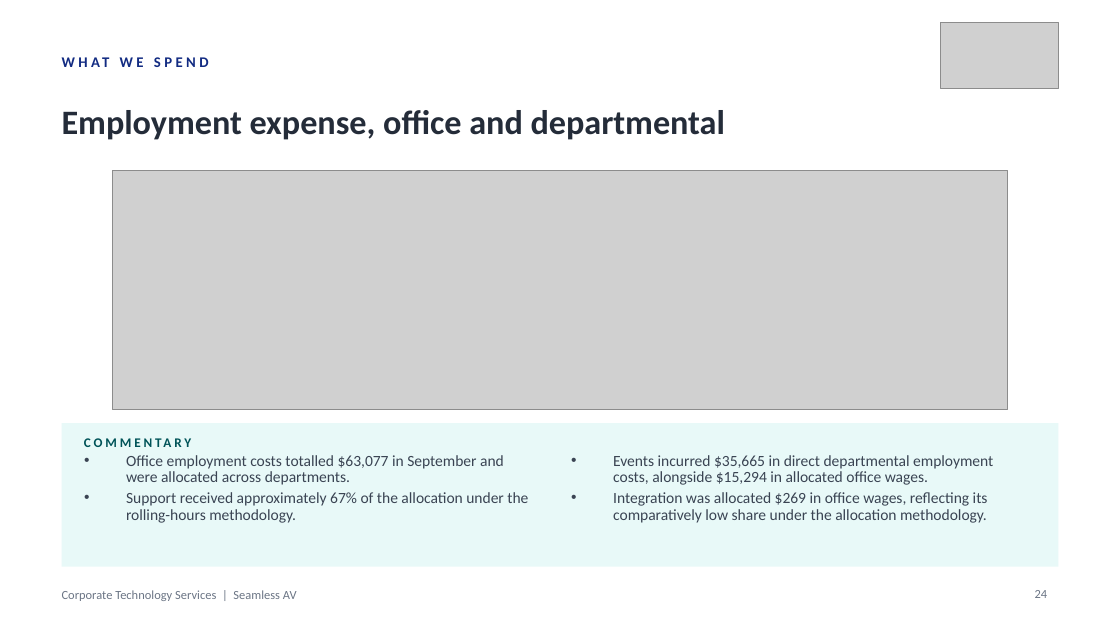
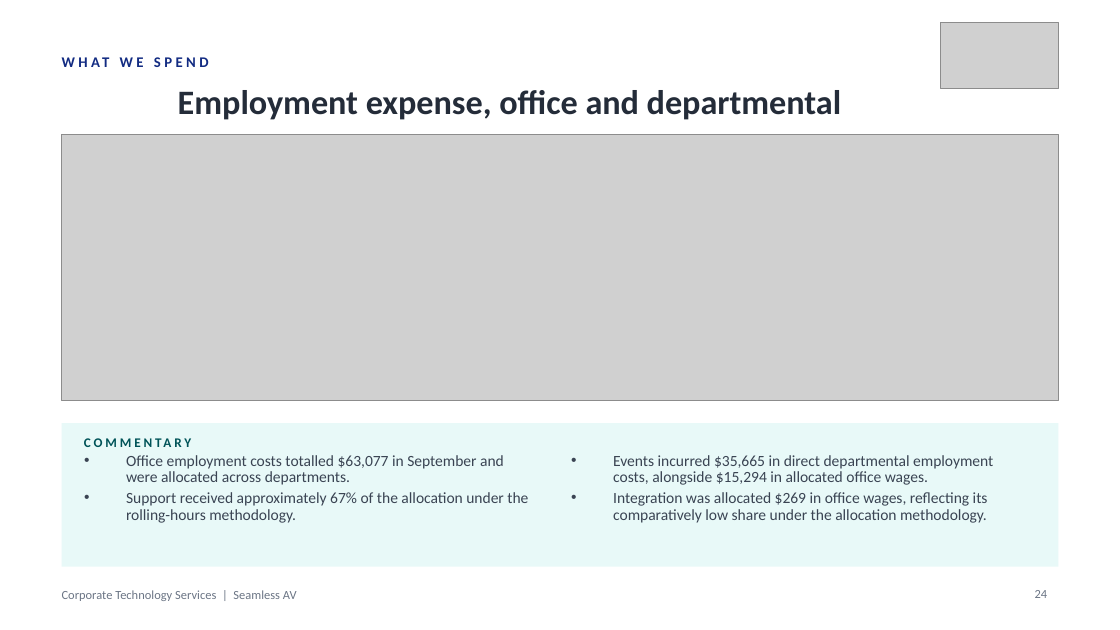
Before and after one commit to WesleyNelson-O33/Claude, a slide deck: slide 24 of deck/CTS Monthly Business Review - 30092026.pptx. Drawn at 1120x630 pixels with LibreOffice and Linux fonts; fonts in the diff are those of the drawing; grey boxes stand for pictures. Boxes give left, top, right and bottom in pixels: in the first picture for what was removed or moved away, otherwise in the second. Text is boxed around its words. In the diff, an @@ line names an element or a change of style, - is before the commit and + after.

```diff
--- a/deck/CTS Monthly Business Review - 30092026.pptx
+++ b/deck/CTS Monthly Business Review - 30092026.pptx
@@ text "Employment expense, office and departmental" at [178,90,841,120]: alignment left to centre @@
@@ picture: place and size @@
-picture at [112,170,1008,410]
+picture at [62,134,1058,401]
```
Also in this commit, not shown: 25 other slides changed, 21 other files.
